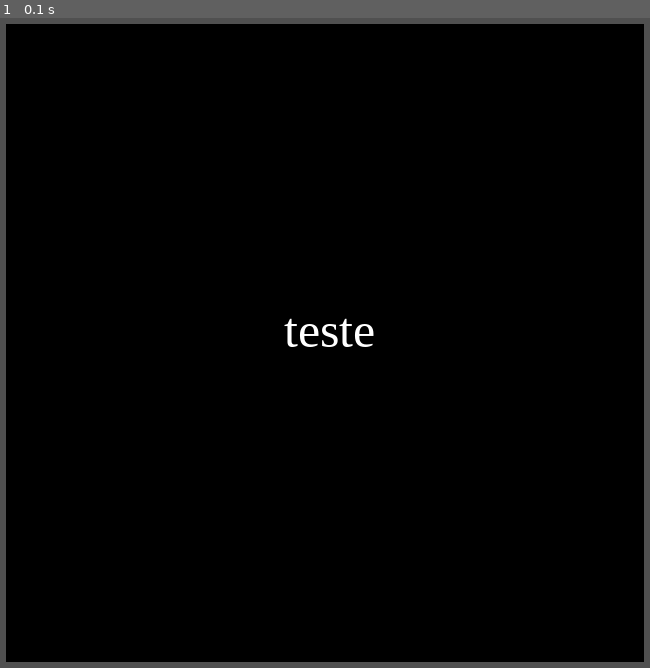
Above: before the commit, frame 1.
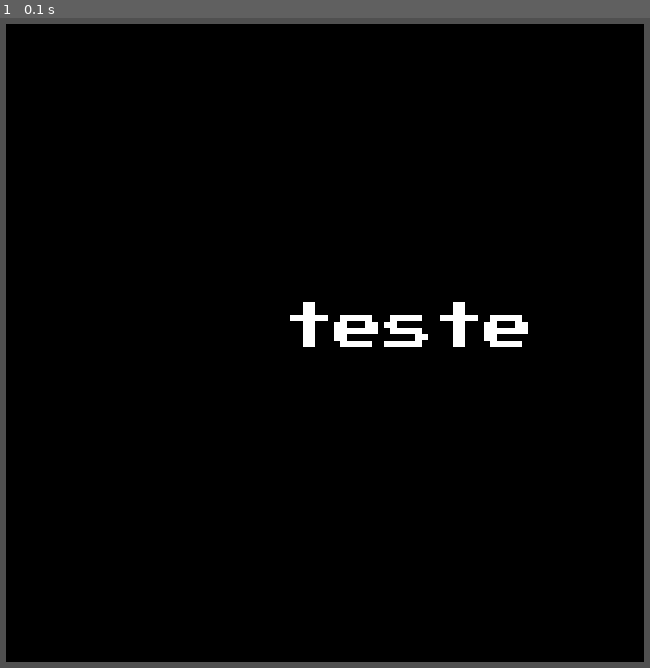
Above: after the commit, the same moment.

Repository: ClasRCDM/MyGames---OnlyInProgramming
Game: pygame game, started from Snake_Python/SnakeGame_init.py
Same seed, same stepped clock (60 frames per second), same inputs: the game is played once before the commit and once after it.
Inputs:
- Up to frame 1 (0.1 s): no input

The runs differ from the first frame. In frame 1, 1.0% of the frame differs, in the area x 43-82%, y 43-51%.

Commit message:
texto
font adicionada, e classe de texto mudada

Diff:
--- a/Snake_Python/SnakeGame.py
+++ b/Snake_Python/SnakeGame.py
@@ -54,4 +54,4 @@
 
     def menu(init, janela):
         defs.borda(janela, TELA_CHEIA[0], 30, (80, 80, 80), 0, 20)
-        texto.Texto(janela, 'a', 'teste', 50, (255, 255, 255), pixel=True)
+        texto.Texto(janela, 'teste', 50, (255, 255, 255))
--- a/Snake_Python/módulos/texto/__init__.py
+++ b/Snake_Python/módulos/texto/__init__.py
@@ -1,32 +1,33 @@
 from pygame import font
+from os import path, getcwd  # Get files
+from variáveis import ARQUIVO_FONT, NOME_FONT
 
 
 class Texto:  # Texts
-    def __init__(self, janela, diretorio: str,
-                 txt: str, tamanho: int, cor: tuple,
+    # Create/Add texts
+    font.init()
+    diretorio: str = path.join(getcwd(), ARQUIVO_FONT, NOME_FONT)
+
+    def __init__(self, janela, txt: str,
+                 tamanho: int, cor: tuple,
                  x: int = 0, y: int = 0,
-                 pixel: bool = False):
-
-        # Create/Add texts
-        font.init()
-
+                 not_pixel: bool = False):
         # &#########################& #
-        self.tamanho = tamanho
+        self.tamanho: int = tamanho
 
         self.txt: str = txt
-        self.pixel: bool = pixel
+        self.pixel: bool = not_pixel
         self.cor: tuple = cor
 
-        self.x, self.y = x, y
+        self.x = self.y = x, y
 
         self.janela = janela
-        self.diretorio: str = diretorio
         # &#########################& #
 
         self.render()
 
     def render(rd):  # $ To create $ #
-        text_font = font.SysFont('Times New Roman, Arial', rd.tamanho)
+        text_font = font.Font(rd.diretorio, rd.tamanho)
         text_render = text_font.render(rd.txt, rd.pixel, rd.cor)
 
         rd.janela.blit(text_render, (600 / 2, 600 / 2))
--- a/Snake_Python/variáveis.py
+++ b/Snake_Python/variáveis.py
@@ -4,3 +4,11 @@
 
 # \absolute variables of the world/ #
 #####################################
+
+# /global variables\ #
+
+# $ Variáveis do para texto $ #
+ARQUIVO_FONT = 'fonts'
+NOME_FONT = 'PressStart2P.ttf'
+
+# \global variables/ #
